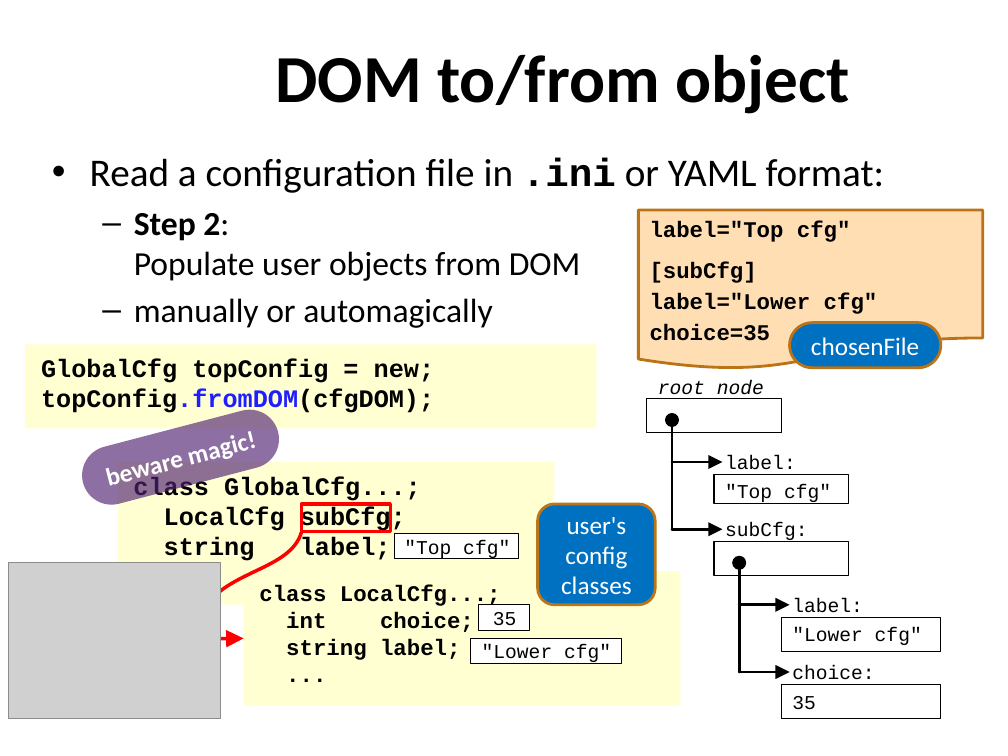
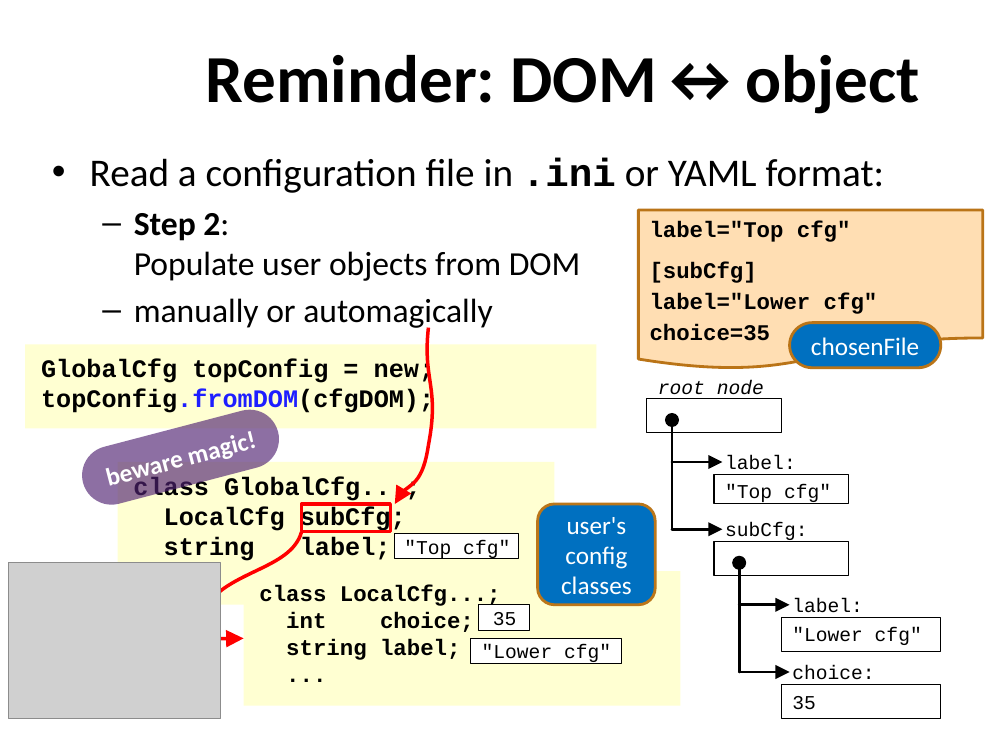
Before and after one commit to xiaoweish/svlib, a slide deck: slide 13 of svlib/doc/163-aq602-latest-draft.pptm. Drawn at 1008x756 pixels with LibreOffice and Linux fonts; fonts in the diff are those of the drawing; grey boxes stand for pictures; background and template pictures are left out. Boxes give left, top, right and bottom in pixels: in the first picture for what was removed or moved away, otherwise in the second. Text is boxed around its words. In the diff, an @@ line names an element or a change of style, - is before the commit and + after.

```diff
--- a/svlib/doc/163-aq602-latest-draft.pptm
+++ b/svlib/doc/163-aq602-latest-draft.pptm
@@ title at <box>205,55,920,114</box>: text changed @@
-DOM to/from object
+Reminder: DOM↔object
@@ freeform shape added at <box>382,328,440,505</box>, outline #FF0000 2.5 pt @@
```
Also in this commit, not shown: 3 other slides changed, 1 slide added.
